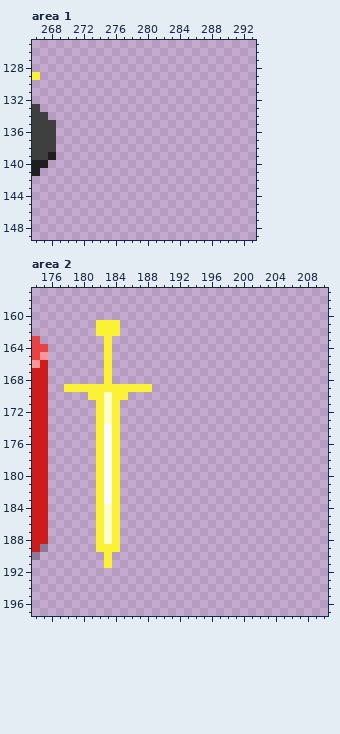
Two versions of one pixel-art file, assets/image/atlas.aseprite. This is how it looked before the edit.
512x512 pixels, 1 frame. Pixels under 10% opacity are left out. Colours within 5 levels of each other are drawn and written as one. Shown: area 1: x 266..293, y 125..149; area 2: x 174..210, y 157..197.
The same view after the edit:
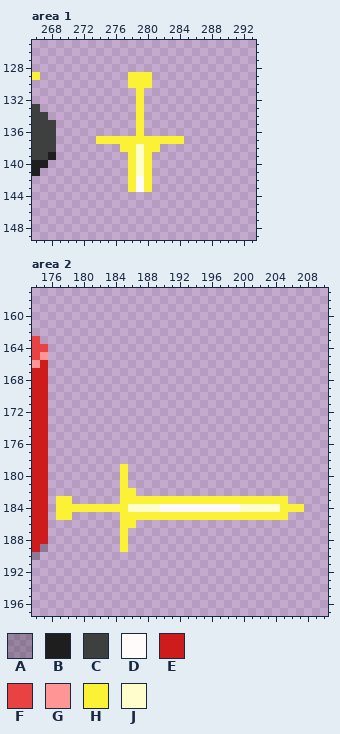
Palette (. is transparent): A #00000039  B #1e1e1e  C #3e4040  D #fffbfb  E #ce1b1b  F #e94242  G #ff9595  H #fbf236  J #fffdcc
What changed:
Changed rows in their new state; - is an unchanged pixel.
Area 1, layer "Flattened":
first column x 274:
129 ----HHH----
130 ----HHH----
131 -----H-----
132 -----H-----
133 -----H-----
134 -----H-----
135 -----H-----
136 -----H-----
137 HHHHHHHHHHH
138 ---HHJHH---
139 ----HJH----
140 ----HJH----
141 ----HJH----
142 ----HDH----
143 ----HDH----
Area 2, layer "Flattened":
first column x 177:
161 -----...-----------------------
162 -----...-----------------------
163 ------.------------------------
164 ------.------------------------
165 ------.------------------------
166 ------.------------------------
167 ------.------------------------
168 ------.------------------------
169 -...........-------------------
170 ----.....----------------------
171 -----...-----------------------
172 -----...-----------------------
173 -----...-----------------------
174 -----...-----------------------
175 -----...-----------------------
176 -----...-----------------------
177 -----...-----------------------
178 -----...-----------------------
179 -----...H----------------------
180 -----...H----------------------
181 -----...H----------------------
182 -----...HH---------------------
183 HH---...HHHHHHHHHHHHHHHHHHHHH--
184 HHHHH-H-HJJJJDDDDDDDDDDJJJJJHHH
185 HH---...HHHHHHHHHHHHHHHHHHHHH--
186 -----...HH---------------------
187 -----...H----------------------
188 -----...H----------------------
189 -----...H----------------------
190 ------.------------------------
191 ------.------------------------
Changed places in both pictures, as pixel boxes (x1, y1, x2, y2):
added: (96, 72, 184, 192)
changed: (56, 320, 304, 568)
